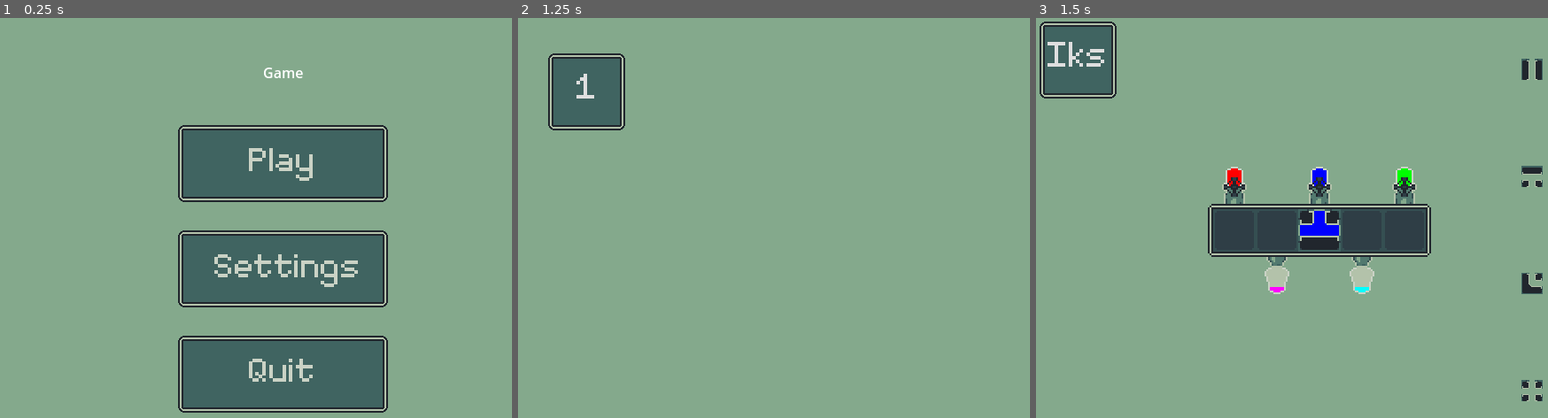
Above: before the commit, frames 1-3 (left to right).
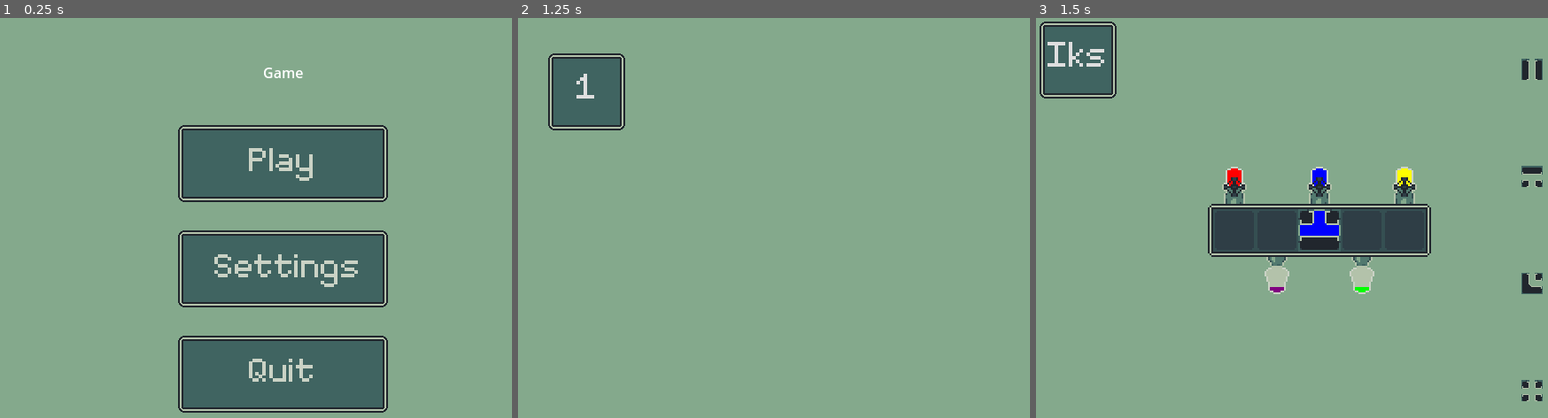
Above: after the commit, the same moments.

Repository: feargrinn/spacejam2024
Game: Godot game, scene res://node_2d.tscn
The game is run twice, just before and just after one commit, with the same random seed, the same clock (stepped at 60 frames per second) and the same inputs.
Inputs (mouse positions are in pixels of both pictures, inside the frame that each line leads up to):
- Up to frame 1 (0.25 s): no input
- Up to frame 2 (1.25 s): click (799, 162) at 0.5 s
- Up to frame 3 (1.5 s): click "1" at 1.25 s

Frames 1-2 are identical in both runs. In frame 3, 0.1% of the frame differs, in the area x 45-74%, y 37-69%.

Commit message:
We are mixing paints, not light

Diff:
--- a/Colour.gd
+++ b/Colour.gd
@@ -14,11 +14,11 @@
 	self.y = y
 	self.b = b
 	texture = preload("res://images/paint_texture.tres")
-	modulate = Color(r, y, b)
+	modulate = color()
 	z_index = -1
 
 func __ready():
-	ColorRect.color = color()
+	pass
 
 func isEqual(colour: Colour) -> bool:
 	return r == colour.r && y == colour.y && b == colour.b
@@ -27,8 +27,7 @@
 	var revr = 1 - self.r
 	var revy = 1 - self.y
 	var revb = 1 - self.b
-	var r = (revr * revy * revb) + (revr * self.y * revb) + (self.r * revy * revb) + (1/2 * (self.r * revy * self.b)) + (self.r * self.y * revb)
-	var g = (revr * revy * revb) + (revr * self.y * revb) + (revr * self.y * self.b) + (1/2 * (self.r * self.y * revb))
-	var b = (revr * revy * revb) + (revr * revy * self.b) + (1/2 * (self.r * revy * self.b))
-
+	var r = (revr * revy * revb) + (revr * self.y * revb) + (self.r * revy * revb) + (0.5 * (self.r * revy * self.b)) + (self.r * self.y * revb)
+	var g = (revr * revy * revb) + (revr * self.y * revb) + (revr * self.y * self.b) + (0.5 * (self.r * self.y * revb))
+	var b = (revr * revy * revb) + (revr * revy * self.b) + (0.5 * (self.r * revy * self.b))
 	return Color(r, g, b)
